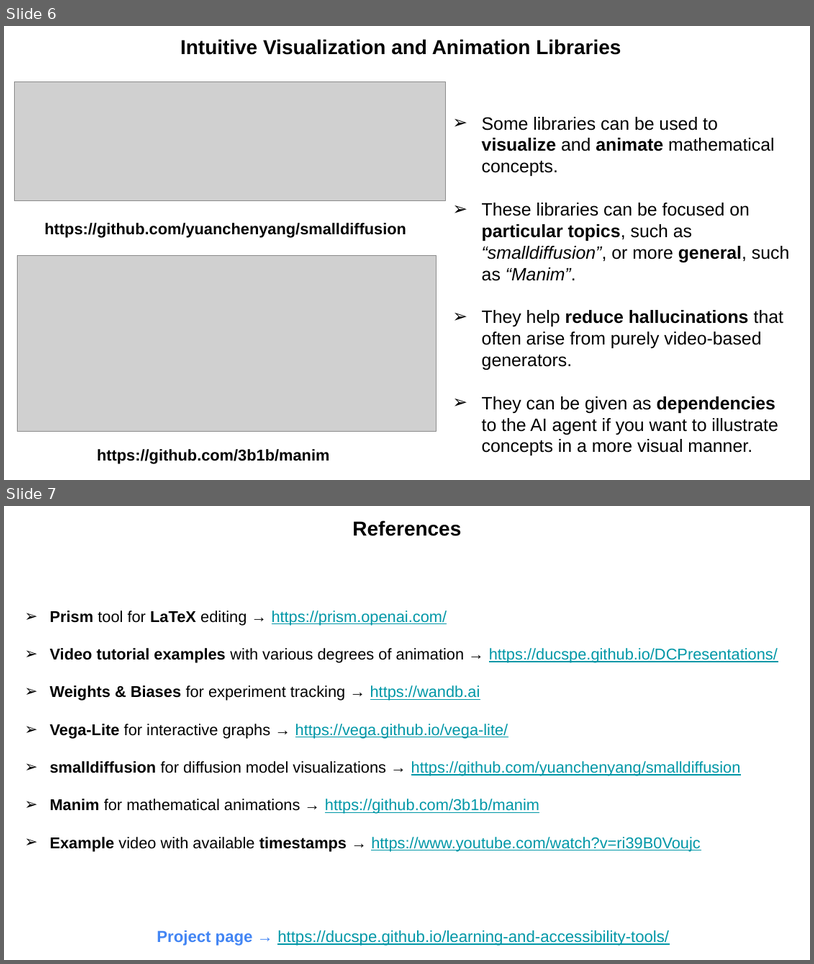
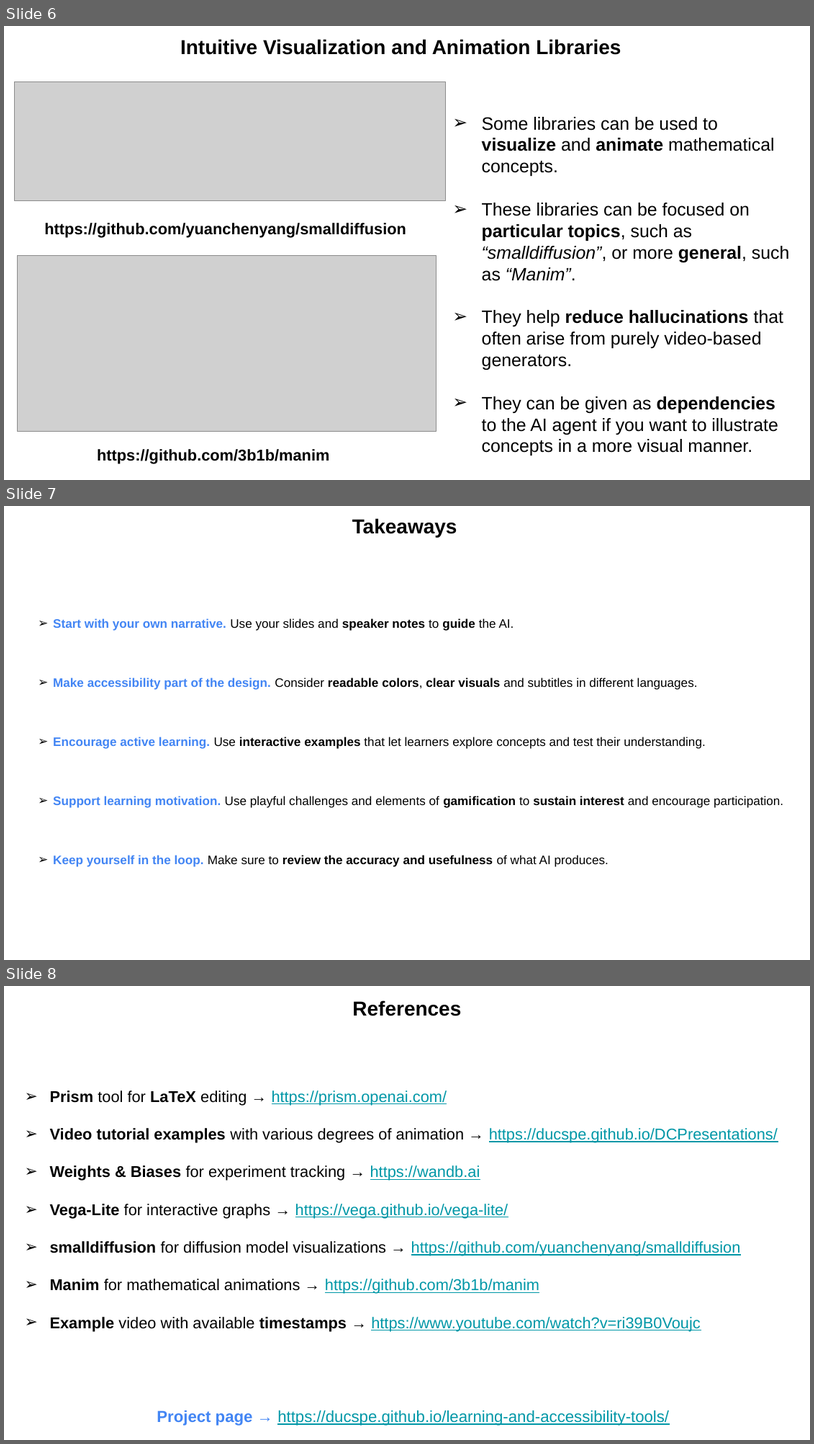
Before and after one commit to ducspe/learning-and-accessibility-tools, a slide deck: ExtraMaterial/LearningAndAccessibilityTools_Presentation.pptx. Shown one above the other, each under a label of ours: slides 6 and 7 before the commit, slides 6, 7 and 8 after it. The pictures are 814x964 and 814x1444 pixels, drawn with LibreOffice and Linux fonts; fonts in the diff are those of the drawing; grey boxes stand for pictures. Boxes give left, top, right and bottom in pixels: in the first picture for what was removed or moved away, otherwise in the second. Text is boxed around its words. In the diff, an @@ line names an element or a change of style, - is before the commit and + after.

```diff
--- a/ExtraMaterial/LearningAndAccessibilityTools_Presentation.pptx
+++ b/ExtraMaterial/LearningAndAccessibilityTools_Presentation.pptx
@@ slide 7 added at bbox=[4, 506, 810, 960], background #FFFFFF @@
@@ text added at bbox=[352, 518, 458, 537], 18 pt, text #000000, bold @@
+Takeaways
@@ text added at bbox=[53, 618, 784, 867], 11 pt, text #000000, bold @@
+➢ Start with your own narrative. Use your slides and speaker notes to guide the AI.
+➢ Make accessibility part of the design. Consider readable colors, clear visuals and subtitles in different languages.
+➢ Encourage active learning. Use interactive examples that let learners explore concepts and test their understanding.
+➢ Support learning motivation. Use playful challenges and elements of gamification to sustain interest and encourage participation.
+➢ Keep yourself in the loop. Make sure to review the accuracy and usefulness of what AI produces.
@@ what was slide 7 is now slide 8 @@
```
Also in this commit, not shown: 7 other files.
